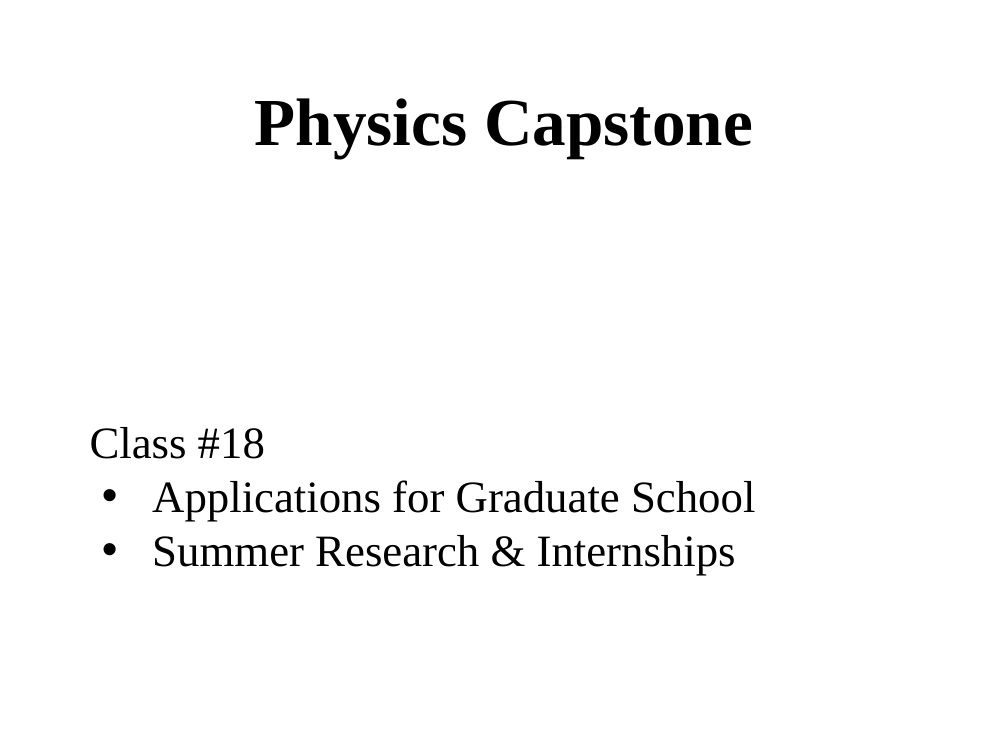
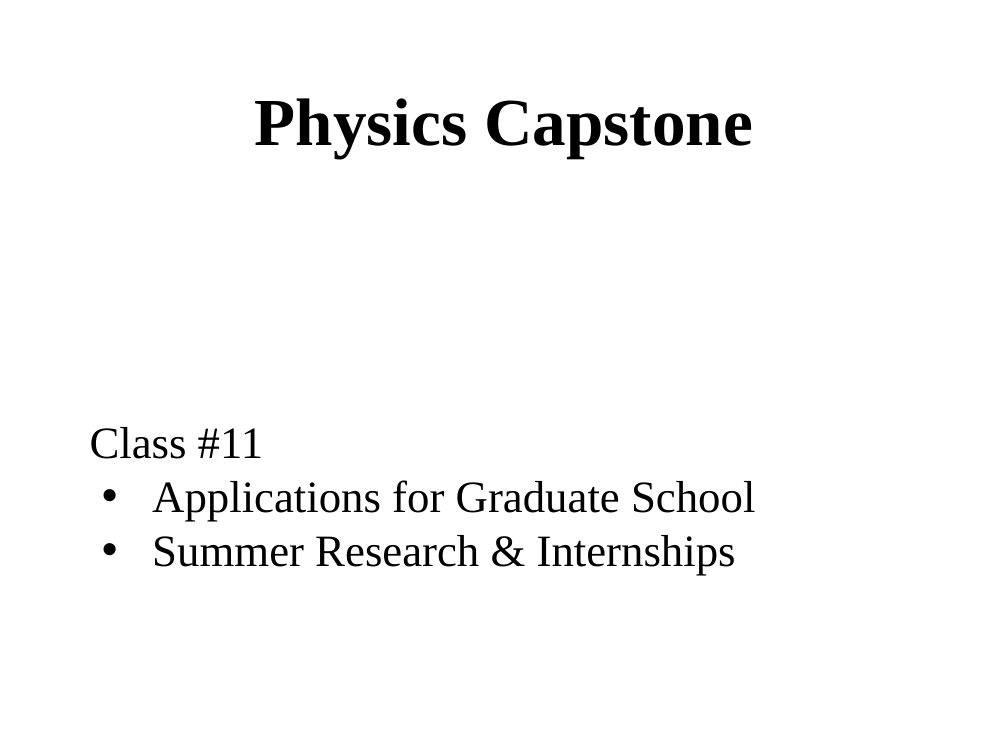
Before and after one commit to ajvanderhorst/PhysicsCapstoneGW, a slide deck: slide 1 of CapstoneSlides/CapstoneClass11.pptx. Drawn at 1008x756 pixels with LibreOffice and Linux fonts; fonts in the diff are those of the drawing. Boxes give left, top, right and bottom in pixels: in the first picture for what was removed or moved away, otherwise in the second. Text is boxed around its words. In the diff, an @@ line names an element or a change of style, - is before the commit and + after.

```diff
--- a/CapstoneSlides/CapstoneClass11.pptx
+++ b/CapstoneSlides/CapstoneClass11.pptx
@@ text at <box>90,427,264,459</box>: text changed @@
-Class #18
+Class #11
```
Also in this commit, not shown: 5 other files.
